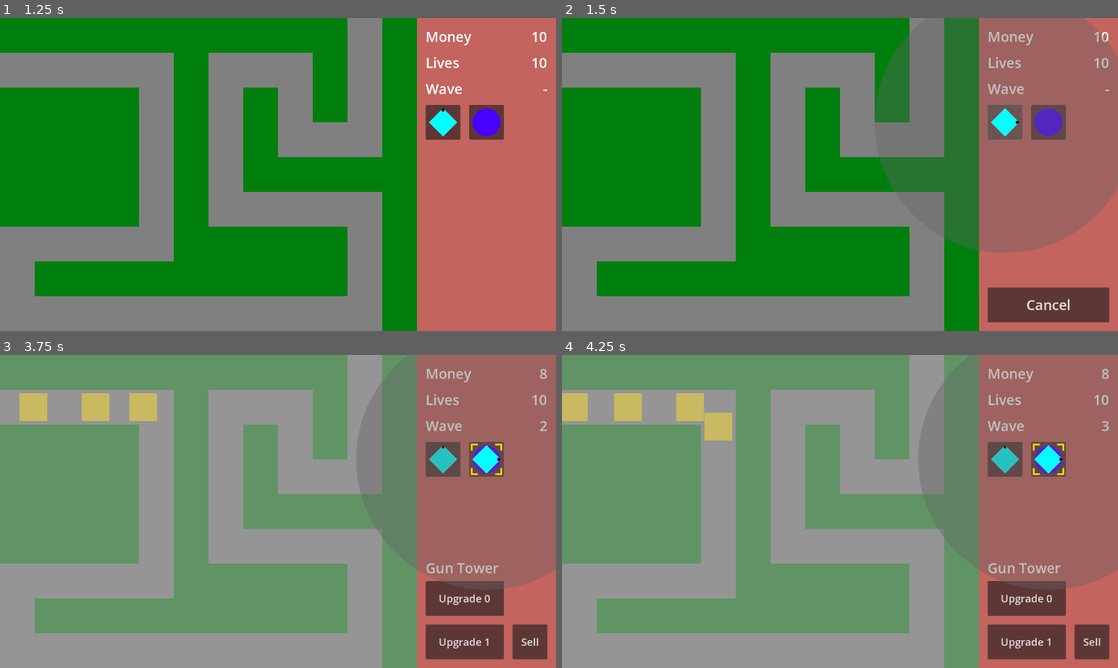
Above: before the commit, frames 1-4 (two rows, left to right).
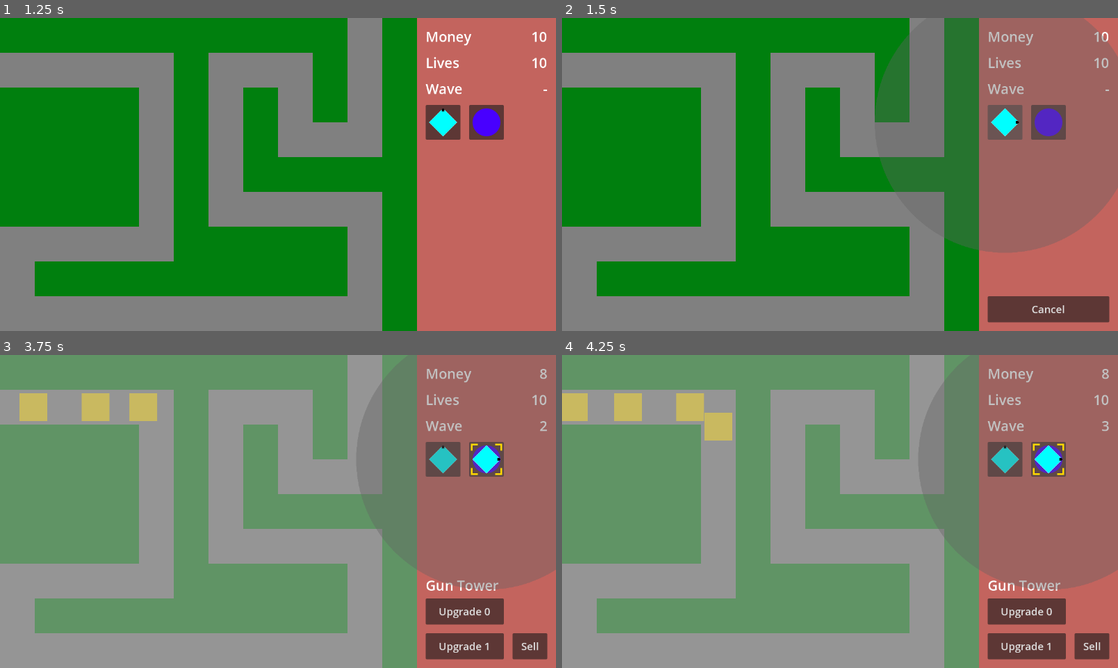
Above: after the commit, the same moments.

Repository: phrasmotica/godot-tower-defence
Game: Godot game, scene res://scenes/game.tscn
Two runs of this game, one before a commit and one after it. Both use one fixed random seed, a clock stepped at 60 frames per second and the inputs below.
Inputs (mouse positions are in pixels of both pictures, inside the frame that each line leads up to):
- Up to frame 1 (1.25 s): click "Start" at 0.5 s
- Up to frame 2 (1.5 s): click (1006, 121) at 1.25 s
- Up to frame 3 (3.75 s): click (489, 458) at 2 s; tap Enter (ui_accept) at 2.75, 3.02 s; move the mouse to (400, 495) at 2.77 s; hold Shift (fast_forward) 2.78-3.53 s; tap . (next_tower) at 2.85 s; click (400, 495) at 2.92 s; move the mouse to (166, 527) at 3.52 s; tap , (previous_tower) at 3.6 s
- Up to frame 4 (4.25 s): tap Enter (ui_accept) at 3.77 s

Frame 1 is identical in both runs. In frame 2, 0.8% of the frame differs, in the area x 76-99%, y 86-95%; in frame 3, 2.3%, in the area x 76-99%, y 66-96%; in frame 4, 2.3%.

Commit message:
Rearrange selected tower UI a bit

Diff:
--- a/scenes/game_ui.tscn
+++ b/scenes/game_ui.tscn
@@ -104,9 +104,9 @@
 [node name="TowerNameLabel" type="Label" parent="ColorRect"]
 layout_mode = 0
 offset_left = 20.0
-offset_top = 460.0
+offset_top = 500.0
 offset_right = 300.0
-offset_bottom = 520.0
+offset_bottom = 560.0
 theme_override_font_sizes/font_size = 32
 text = "Tower Name"
 vertical_alignment = 1
@@ -119,16 +119,16 @@
 [node name="UpgradeButton0" parent="ColorRect/SelectedTowerButtons" instance=ExtResource("6_ork4b")]
 layout_mode = 0
 offset_left = 20.0
-offset_top = 520.0
+offset_top = 560.0
 offset_right = 200.0
-offset_bottom = 600.0
+offset_bottom = 620.0
 text = "Upgrade 0"
 action_name = &"tower_upgrade_0"
 
 [node name="UpgradeButton1" parent="ColorRect/SelectedTowerButtons" instance=ExtResource("6_ork4b")]
 layout_mode = 0
 offset_left = 20.0
-offset_top = 620.0
+offset_top = 640.0
 offset_right = 200.0
 offset_bottom = 700.0
 text = "Upgrade 1"
@@ -138,7 +138,7 @@
 [node name="SellButton" type="Button" parent="ColorRect/SelectedTowerButtons"]
 layout_mode = 0
 offset_left = 220.0
-offset_top = 620.0
+offset_top = 640.0
 offset_right = 300.0
 offset_bottom = 700.0
 focus_mode = 0
@@ -149,11 +149,11 @@
 visible = false
 layout_mode = 0
 offset_left = 20.0
-offset_top = 620.0
+offset_top = 640.0
 offset_right = 300.0
 offset_bottom = 700.0
 focus_mode = 0
-theme_override_font_sizes/font_size = 32
+theme_override_font_sizes/font_size = 24
 text = "Cancel"
 
 [connection signal="create_tower" from="ColorRect/TowerButtons/GunTowerButton" to="." method="_on_gun_tower_button_create_tower"]
--- a/scenes/upgrade_tower_button.tscn
+++ b/scenes/upgrade_tower_button.tscn
@@ -3,6 +3,7 @@
 [ext_resource type="Script" path="res://scripts/upgrade_tower_button.gd" id="1_o1ho0"]
 
 [node name="UpgradeTowerButton" type="Button"]
+offset_top = 20.0
 offset_right = 180.0
 offset_bottom = 80.0
 focus_mode = 0
@@ -20,14 +21,14 @@
 [node name="Background" type="ColorRect" parent="TowerDescription"]
 layout_mode = 0
 offset_right = 200.0
-offset_bottom = 80.0
+offset_bottom = 60.0
 color = Color(0.235294, 0.329412, 0.462745, 0.784314)
 
 [node name="Label" type="Label" parent="TowerDescription"]
 layout_mode = 0
 offset_left = 5.0
 offset_right = 195.0
-offset_bottom = 80.0
+offset_bottom = 60.0
 theme_override_font_sizes/font_size = 16
 text = "Upgrade description goes here, and will be altered by whichever tower the button is for."
 autowrap_mode = 2
